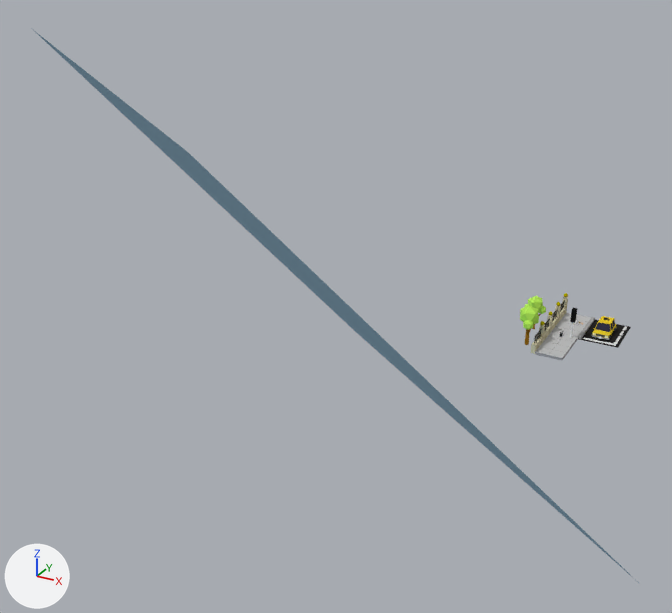
One commit to the Blender file city/scene-road2.blend: the scene before it, then after it.
Before and after are seen from a 50 mm lens placed at (10.1, -49.3, 22.6), pointed at (-9.4, -13.9, 4.9). The axes (+X, +Y, +Z) are drawn at lower left. The lights are the same throughout.

The first picture shows 'Plane', 'Road'.
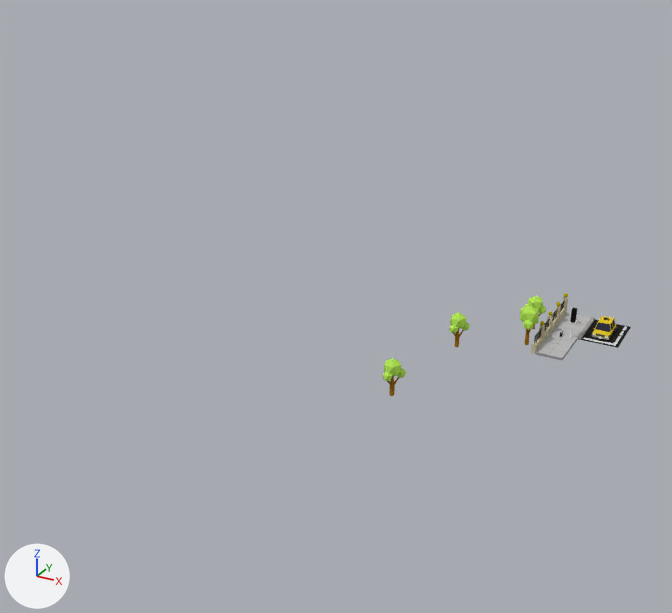
Location of each change, (x1, y1, x2, y2) in pixels of the pictures (672 x 613 px):
'Plane', hidden (blue): before (31, 28, 640, 584)
'Tree.003', added: after (383, 358, 406, 396)
'Tree.002', added: after (449, 312, 470, 347)

What the commit changed:
Material 'SkyMat' (mat_skymat) changes colour from blue #b9e4ff to cyan #00bdb9; in linear values from (0.485, 0.778, 1.0) to (0.0, 0.507, 0.484).
Object 'Plane' (ob_plane) moves from (-10.7, -14.13, 5.96) to (-13.51, -20.01, 6.32).
Object 'Plane' (ob_plane) is now hidden.
Object 'Tree.002' (ob_tree_002) is new.
Its location is (-6.3, -5.7, 0.0).
Its rotation in degrees is (0, 0, 10).
Its scale is (0.879, 0.879, 0.879).
Its show instancer for render is False.
Its instance type is 'COLLECTION'.
Its instance collection is col_tree.
Object 'Tree.003' (ob_tree_003) is new.
Its location is (-7.04, -12.38, 0.0).
Its rotation in degrees is (0, 0, 10).
Its scale is (0.879, 0.879, 0.879).
Its show instancer for render is False.
Its instance type is 'COLLECTION'.
Its instance collection is col_tree.
